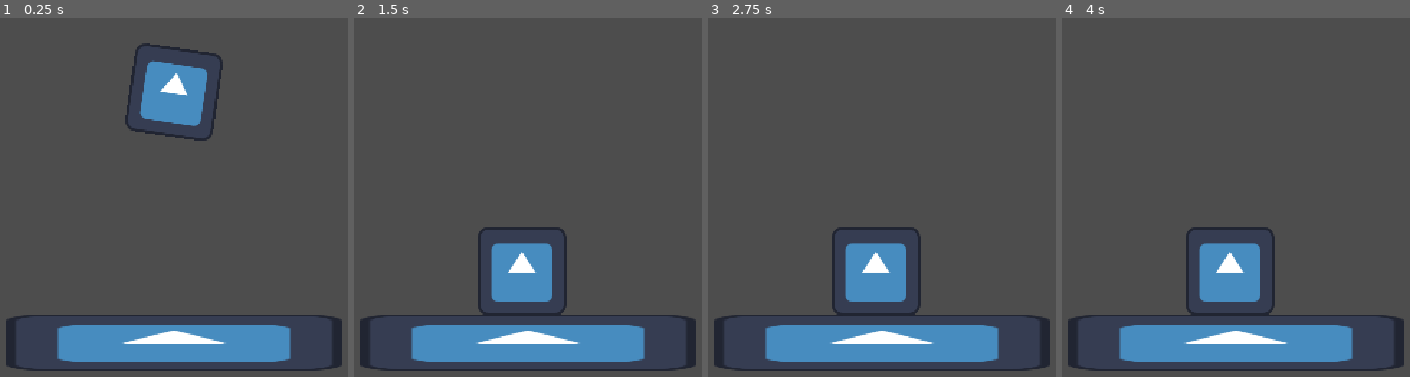
Above: before the commit, frames 1-4 (left to right).
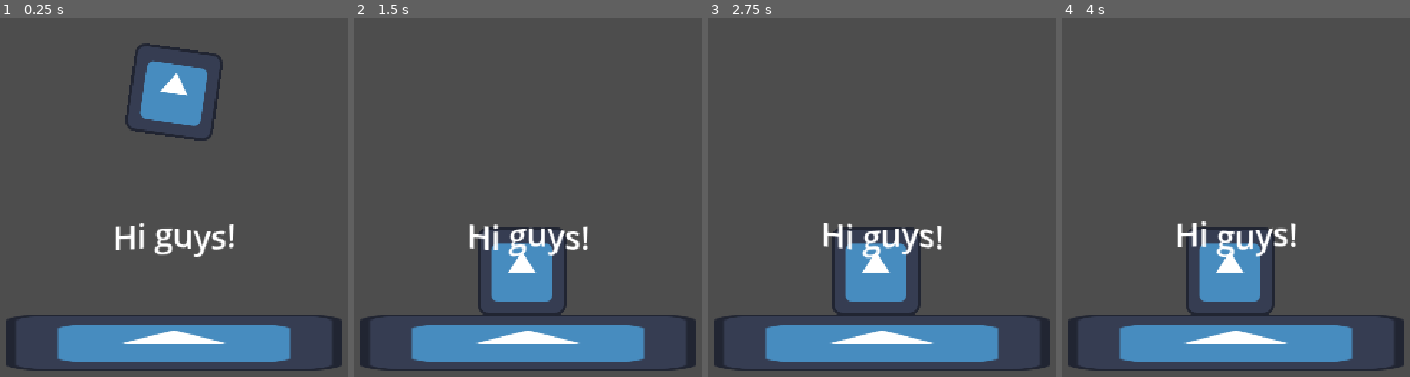
Above: after the commit, the same moments.

Repository: calloradj-png/WebBuildGodot
Game: Godot game, scene res://node_2d.tscn
Same seed, same stepped clock (60 frames per second), same inputs: the game is played once before the commit and once after it. The engine's default icon, where the game draws it, is replaced by a stand-in: a white triangle on a blue panel in a dark square.
Inputs:
- Up to frame 1 (0.25 s): no input
- Up to frame 2 (1.5 s): no input
- Up to frame 3 (2.75 s): no input
- Up to frame 4 (4 s): no input

The runs differ from the first frame. In frame 1, 1.2% of the frame differs, in the area x 33-68%, y 57-67%; in frame 2, 1.2%; in frame 3, 1.2%; in frame 4, 1.2%.

Commit message:
Organize tools into tools/ folder with .gdignore and update workflow

Diff:
--- /dev/null
+++ b/node_2d.gdshader
@@ -0,0 +1,9 @@
+shader_type canvas_item;
+
+uniform float speed = 9.0;
+uniform float amplitude = 3.0;
+
+void vertex() {
+    // Каждая буква плывёт волной по синусоиде
+    VERTEX.y += sin(TIME * speed + VERTEX.x * 0.05) * amplitude;
+}
--- a/node_2d.tscn
+++ b/node_2d.tscn
@@ -1,12 +1,18 @@
 [gd_scene format=3 uid="uid://de4vr7a8ga1t8"]
 
 [ext_resource type="Texture2D" uid="uid://b3rqwaghpkd5l" path="res://icon.svg" id="1_wtcfe"]
+[ext_resource type="Shader" uid="uid://dbvkyhhwi38kb" path="res://node_2d.gdshader" id="2_0e48y"]
 
 [sub_resource type="RectangleShape2D" id="RectangleShape2D_p01jb"]
 size = Vector2(128.52675, 124.87802)
 
 [sub_resource type="RectangleShape2D" id="RectangleShape2D_e8nxs"]
 size = Vector2(126, 126)
+
+[sub_resource type="ShaderMaterial" id="ShaderMaterial_e8nxs"]
+shader = ExtResource("2_0e48y")
+shader_parameter/speed = 4.0
+shader_parameter/amplitude = 3.0
 
 [node name="Node2D" type="Node2D" unique_id=1696890871]
 
@@ -32,3 +38,23 @@
 
 [node name="CollisionShape2D" type="CollisionShape2D" parent="RigidBody2D" unique_id=1609959914]
 shape = SubResource("RectangleShape2D_e8nxs")
+
+[node name="CanvasLayer" type="CanvasLayer" parent="." unique_id=742185338]
+
+[node name="Label" type="Label" parent="CanvasLayer" unique_id=1132919704]
+material = SubResource("ShaderMaterial_e8nxs")
+anchors_preset = 8
+anchor_left = 0.5
+anchor_top = 0.5
+anchor_right = 0.5
+anchor_bottom = 0.5
+offset_left = -30.5
+offset_top = -11.5
+offset_right = 30.5
+offset_bottom = 11.5
+grow_horizontal = 2
+grow_vertical = 2
+theme_override_font_sizes/font_size = 47
+text = "Hi guys!"
+horizontal_alignment = 1
+vertical_alignment = 1
Not shown, changed: export_presets.cfg
Not shown, added: node_2d.gdshader.uid
Not shown, added: tools/.gdignore
Not shown, changed: .github/workflows/build_web_template.yml
Not shown, changed: README_OPTIMIZATION.md
Not shown, added: tools/build_profile.gdbuild
Not shown, added: tools/build_web_template.ps1
Not shown, added: tools/compress_and_serve.py
Not shown, added: tools/custom.py
